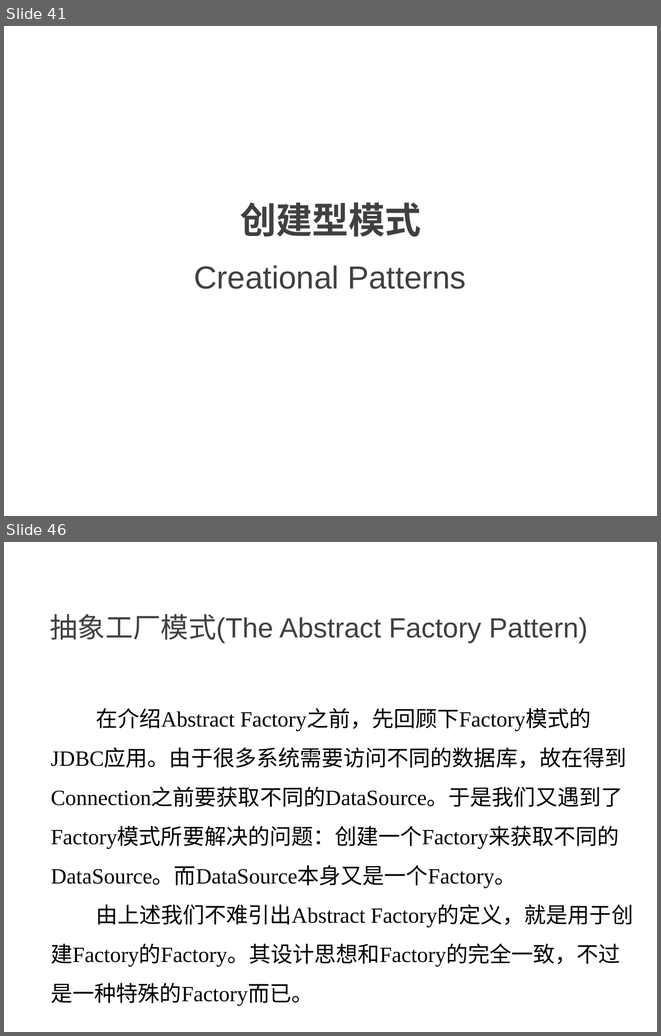
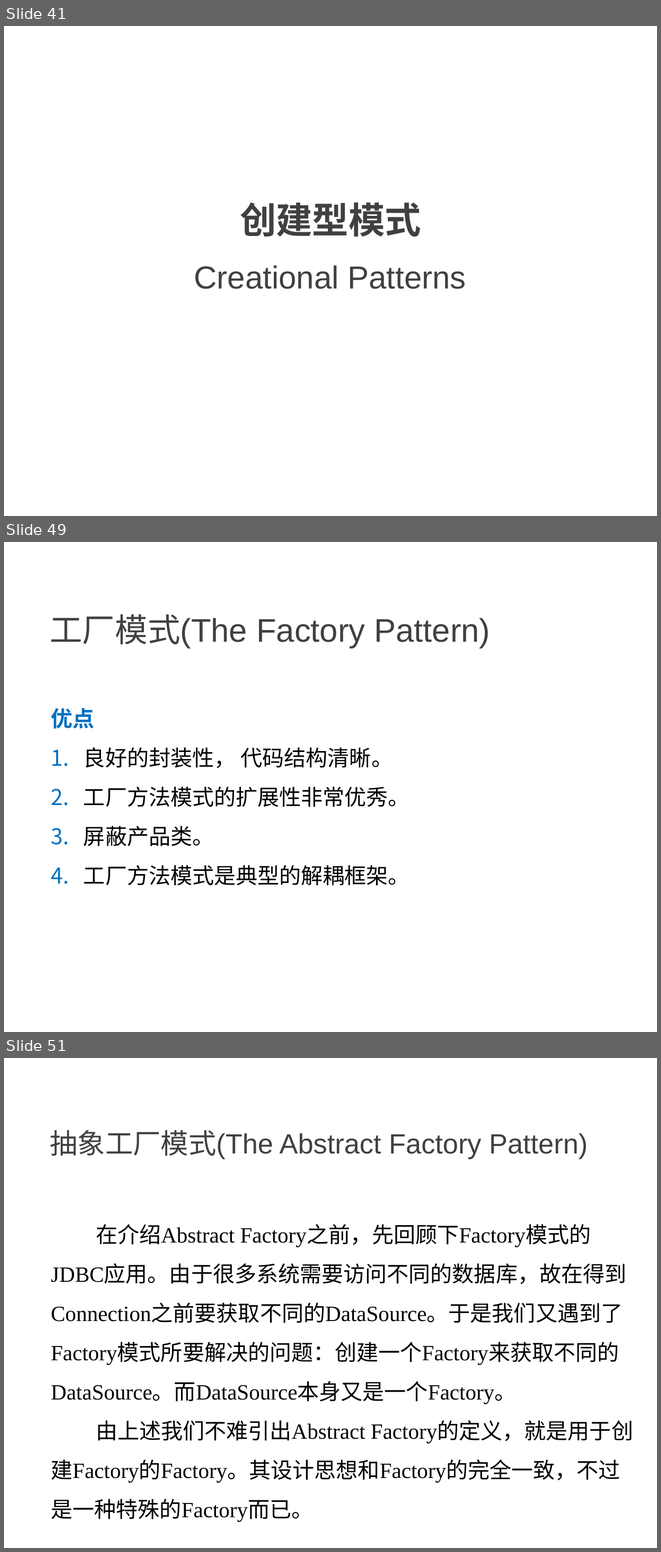
Before and after one commit to NewGr8Player/My-PPT, a slide deck: Design pattern/23种设计模式详解.pptx. Shown one above the other, each under a label of ours: slides 41 and 46 before the commit, slides 41, 49 and 51 after it; the slides between them are not shown. The pictures are 661x1036 and 661x1552 pixels, drawn with LibreOffice and Linux fonts; fonts in the diff are those of the drawing. Boxes give left, top, right and bottom in pixels: in the first picture for what was removed or moved away, otherwise in the second. Text is boxed around its words. In the diff, an @@ line names an element or a change of style, - is before the commit and + after.

Commit message:
Add 单例模式

```diff
--- a/Design pattern/23种设计模式详解.pptx
+++ b/Design pattern/23种设计模式详解.pptx
@@ slide 49 added at [4, 542, 657, 1032], background #FFFFFF @@
@@ text added at [50, 614, 491, 649], 36 pt, text #404040 @@
+工厂模式(The Factory Pattern)
@@ text added at [51, 708, 410, 885], 24 pt, text #000000 @@
+优点
+1. 良好的封装性， 代码结构清晰。
+2. 工厂方法模式的扩展性非常优秀。
+3. 屏蔽产品类。
+4. 工厂方法模式是典型的解耦框架。
@@ what was slide 46 is now slide 51 @@
```
Also in this commit, not shown: 4 slides changed, 4 other slides added.
